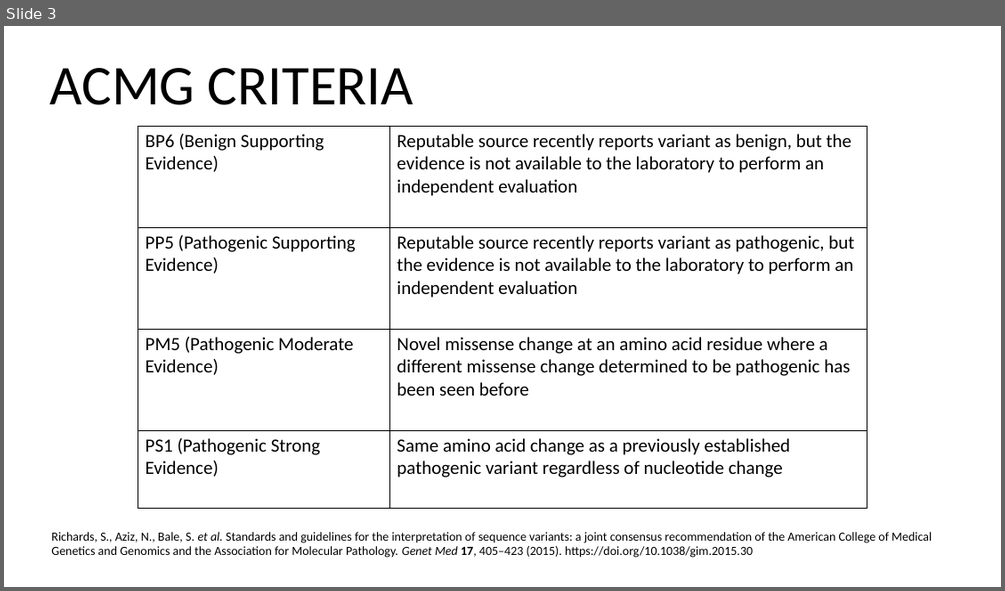
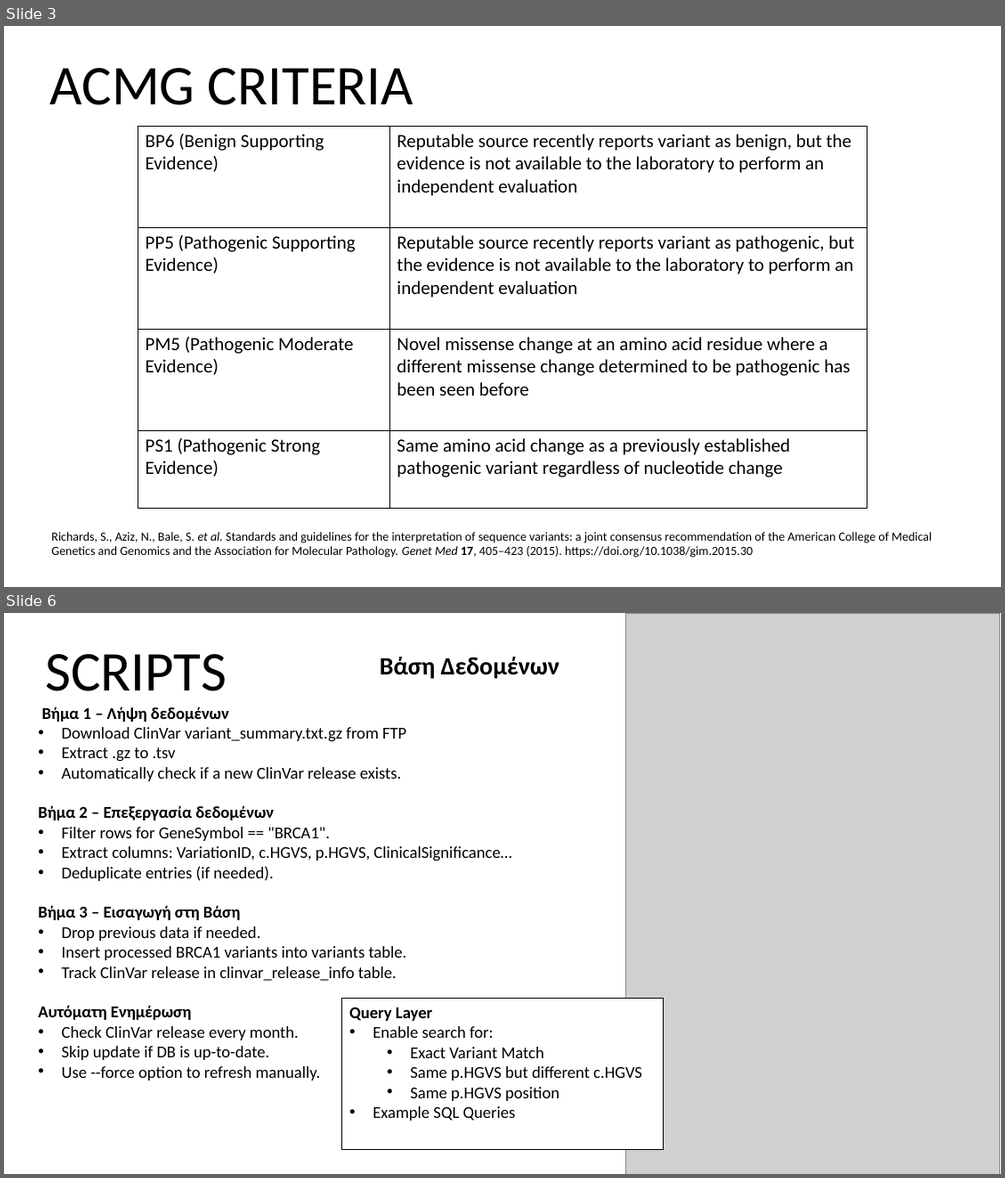
Before and after one commit to iliaanaa/genekor, a slide deck: intro.pptx. Shown one above the other, each under a label of ours: slide 3 before the commit, slides 3 and 6 after it; the slides between them are not shown. The pictures are 1005x591 and 1005x1178 pixels, drawn with LibreOffice and Linux fonts; fonts in the diff are those of the drawing; grey boxes stand for pictures. Boxes give left, top, right and bottom in pixels: in the first picture for what was removed or moved away, otherwise in the second. Text is boxed around its words. In the diff, an @@ line names an element or a change of style, - is before the commit and + after.

```diff
--- a/intro.pptx
+++ b/intro.pptx
@@ slide 6 added at [4,613,1001,1174], background #FFFFFF @@
@@ picture added at [625,613,999,1174] @@
@@ text added at [45,654,226,691], 54 pt, text #000000 @@
+SCRIPTS
@@ text added at [380,657,559,679], 24 pt, text #000000, bold @@
+Βάση Δεδομένων
@@ text added at [38,706,511,1080], 16 pt, text #000000 @@
+Βήμα 1 – Λήψη δεδομένων
+• Download ClinVar variant_summary.txt.gz from FTP
+• Extract .gz to .tsv
+• Automatically check if a new ClinVar release exists.
+Βήμα 2 – Επεξεργασία δεδομένων
+• Filter rows for GeneSymbol == "BRCA1".
+• Extract columns: VariationID, c.HGVS, p.HGVS, ClinicalSignificance…
+• Deduplicate entries (if needed).
+Βήμα 3 – Εισαγωγή στη Βάση
+• Drop previous data if needed.
+• Insert processed BRCA1 variants into variants table.
+• Track ClinVar release in clinvar_release_info table.
+Αυτόματη Ενημέρωση
+• Check ClinVar release every month.
+• Skip update if DB is up-to-date.
+• Use --force option to refresh manually.
@@ rectangle added at [342,998,663,1149], fill #FFFFFF, outline #000000 1 pt, 16 pt, text #000000 @@
+Query Layer
+• Enable search for:
+  • Exact Variant Match
+  • Same p.HGVS but different c.HGVS
+  • Same p.HGVS position
+  • Example SQL Queries
```
Also in this commit, not shown: 1 slide changed, 9 other slides added, 1 slide removed.
